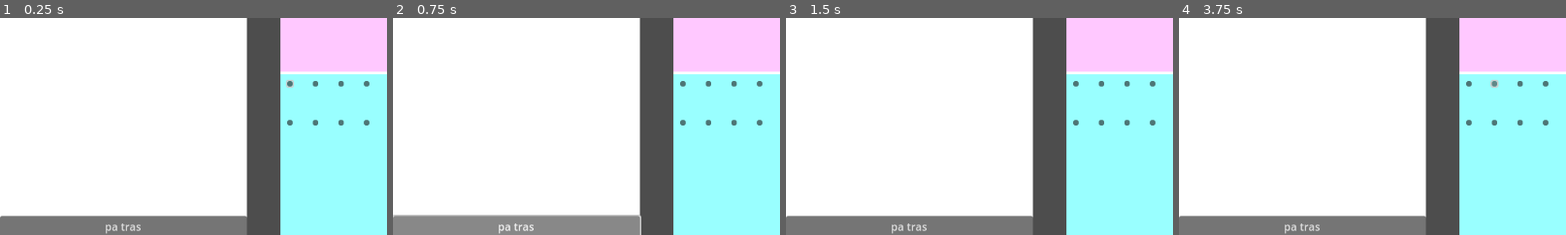
Above: before the commit, frames 1-4 (left to right).
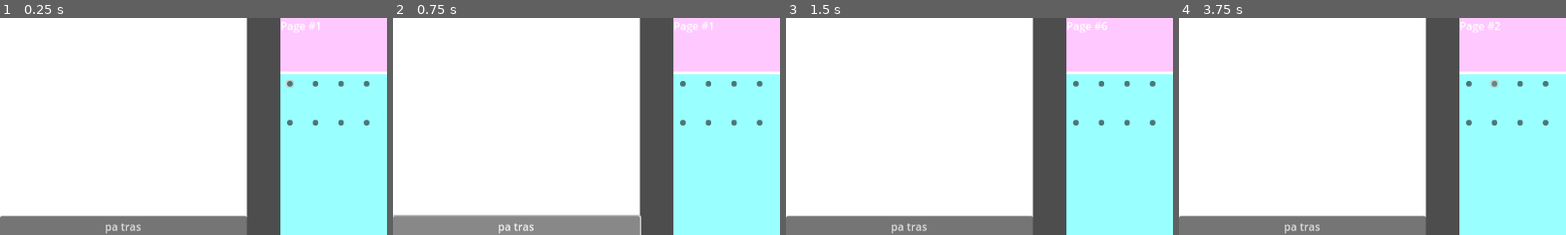
Above: after the commit, the same moments.

Repository: LuisGarrillo/Neo-Mel-vn
Game: Godot game, scene res://scenes/ui/save_load.tscn
Two runs of this game, one before a commit and one after it. Both use one fixed random seed, a clock stepped at 60 frames per second and the inputs below. This scene is started directly instead of the project's main scene.
Inputs (mouse positions are % of the whole screen's width and height, from its top left):
- Up to frame 1 (0.25 s): no input
- Up to frame 2 (0.75 s): click "pa tras" at 0.5 s
- Up to frame 3 (1.5 s): click "back" at 1.25 s
- Up to frame 4 (3.75 s): click "next" at 2 s; click "next" at 2.75 s; click (41, 15) at 3.52 s
The pictures show only the part of the screen within x 0-50%, y 0-50%; the shares and areas given below are measured in that part.

The runs differ from the first frame. In frame 1, 0.2% of the frame differs, in the area x 72-83%, y 1-7%; in frame 2, 0.2%; in frame 3, 0.2%; in frame 4, 0.2%.

Commit message:
Add functionality to next and back buttons

Diff:
--- a/scenes/ui/save_load.tscn
+++ b/scenes/ui/save_load.tscn
@@ -84,6 +84,11 @@
 grow_vertical = 2
 color = Color(1, 0.784314, 1, 1)
 
+[node name="PageLabel" type="Label" parent="HSplitContainer/SlotContainer/VBoxContainer/Control3"]
+layout_mode = 0
+offset_right = 40.0
+offset_bottom = 23.0
+
 [node name="Control" type="Control" parent="HSplitContainer/SlotContainer/VBoxContainer"]
 layout_mode = 2
 size_flags_vertical = 3
@@ -148,3 +153,7 @@
 [node name="Button2" type="Button" parent="HSplitContainer/SlotContainer/VBoxContainer/Control2/ButtonContainer"]
 layout_mode = 2
 text = "next"
+
+[connection signal="pressed" from="HSplitContainer/TitleContainer/ColorRect/VBoxContainer/Button" to="." method="go_back"]
+[connection signal="pressed" from="HSplitContainer/SlotContainer/VBoxContainer/Control2/ButtonContainer/Button" to="." method="move_page_backwards"]
+[connection signal="pressed" from="HSplitContainer/SlotContainer/VBoxContainer/Control2/ButtonContainer/Button2" to="." method="move_page_forward"]
--- a/scripts/ui/save_load.gd
+++ b/scripts/ui/save_load.gd
@@ -1,11 +1,15 @@
 extends Control
 @onready var button_container: ButtonContainer = $HSplitContainer/SlotContainer/VBoxContainer/Control/MarginContainer/ButtonContainer
+@onready var page_label: Label = $HSplitContainer/SlotContainer/VBoxContainer/Control3/PageLabel
 
 const FileHandler = preload("res://scripts/file_handle/file_handler.gd")
 const SAVE_LOAD_BUTTON = preload("res://scenes/components/save_load_button.tscn")
 
+signal return_back
 signal load
+signal save
 
+var previous_screen = ""
 var fh
 var files
 var save_data_list: Array = []
@@ -30,6 +34,7 @@
 	add_slots()
 	button_container.set_up()
 	set_screen()
+	page_label.text = "Page #" + String.num_int64(page)
 
 func manage_size():
 	size = get_viewport_rect().size
@@ -54,9 +59,9 @@
 	print(index)
 	load.emit(content)
 
-func save_data(index, content: Dictionary):
+func save_data(index):
 	print(index)
-	fh.save_to_file("user://" + files[index], JSON.stringify(content, "\t"))
+	save.emit(index)
 
 func set_screen():
 	if (mode == "save"):
@@ -70,7 +75,6 @@
 func add_slots():
 	var width = (button_container.size.x - 50 * 3) / 4
 	var height = (button_container.size.y - 50) / 2
-	print(size)
 	var lower = slots
 	var upper = slots + 8
 	for index in range(lower, upper):
@@ -90,8 +94,34 @@
 	for child : SaveLoadButton in button_container.get_children():
 		child.trigger.connect(load_data)
 
-func move_page():
-	pass
+func move_page_forward():
+	if slots == 48:
+		slots = 0
+		page = 0
+		move_page_forward()
+		return
 
-func populate_slots():
-	pass
+	for child in button_container.get_children():
+		button_container.remove_child(child)
+	page += 1
+	page_label.text = "Page #" + String.num_int64(page)
+	add_slots()
+	set_screen()
+
+func move_page_backwards():
+	if slots == 8:
+		slots = 40
+		page = 5
+		move_page_forward()
+		return
+
+	slots -= 16
+	for child in button_container.get_children():
+		button_container.remove_child(child)
+	page -= 1
+	page_label.text = "Page #" + String.num_int64(page)
+	add_slots()
+	set_screen()
+
+func go_back():
+	return_back.emit("save_load", previous_screen)
